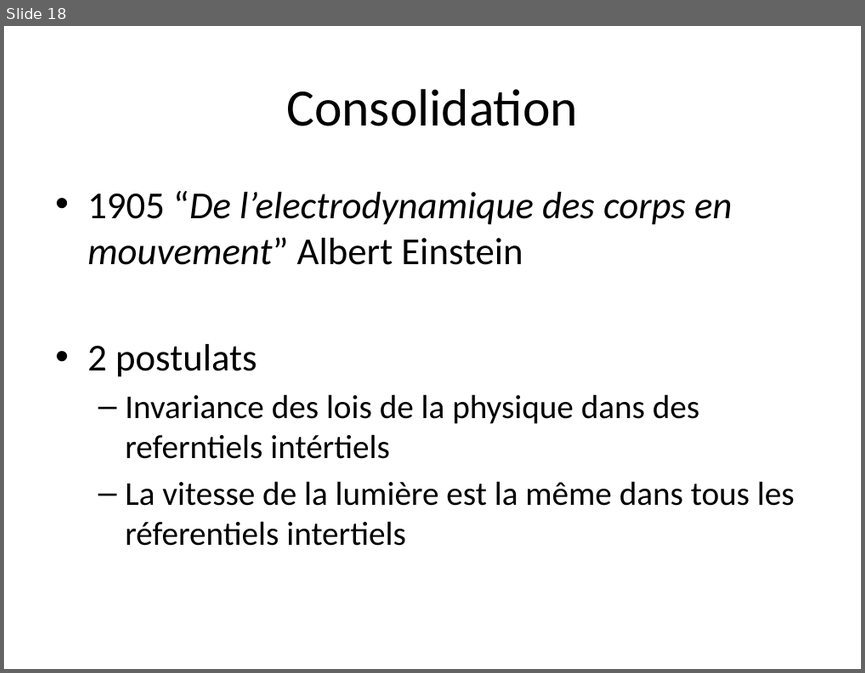
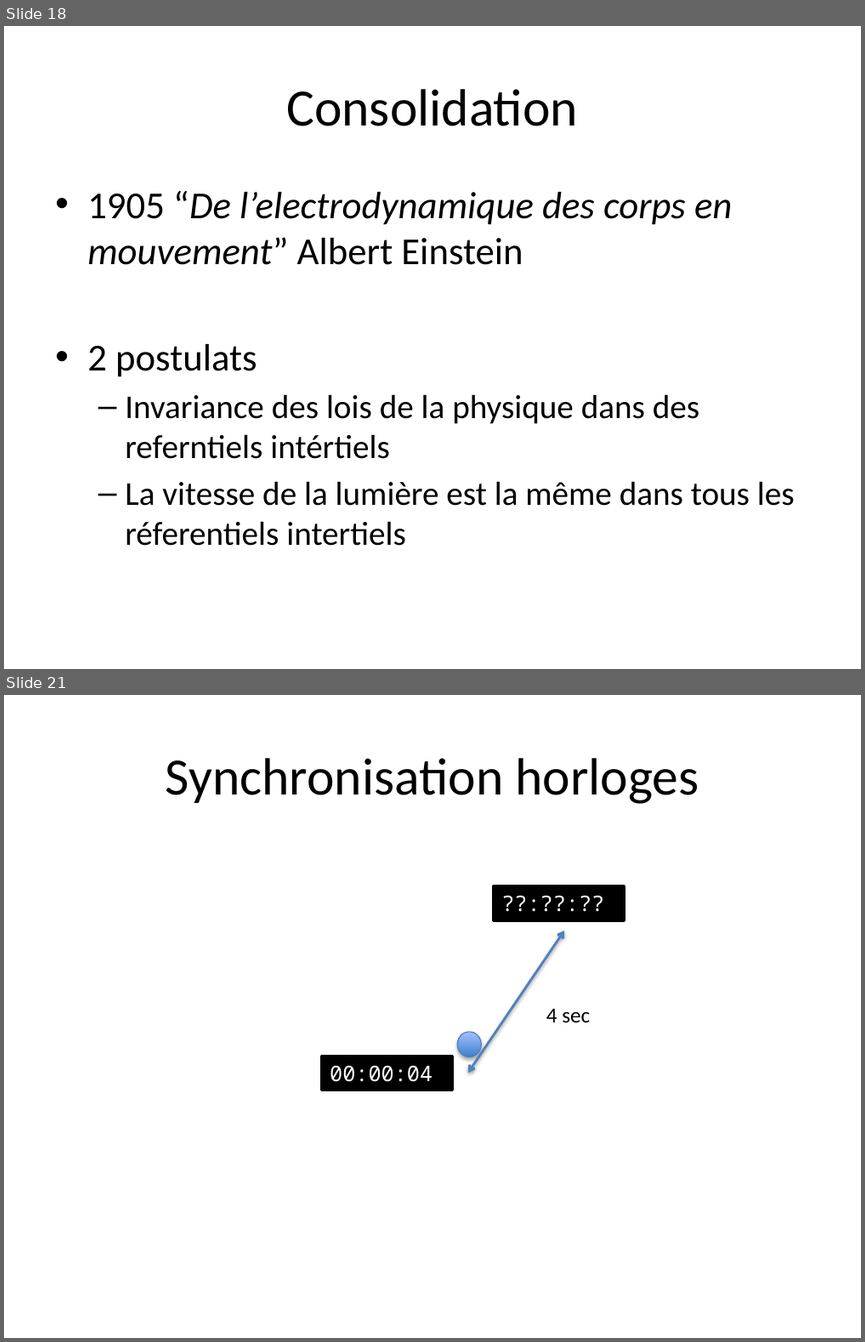
Before and after one commit to jraniero/relativity, a slide deck: Presentation1.pptx. Shown one above the other, each under a label of ours: slide 18 before the commit, slides 18 and 21 after it; the slides between them are not shown. The pictures are 865x673 and 865x1342 pixels, drawn with LibreOffice and Linux fonts; fonts in the diff are those of the drawing. Boxes give left, top, right and bottom in pixels: in the first picture for what was removed or moved away, otherwise in the second. Text is boxed around its words. In the diff, an @@ line names an element or a change of style, - is before the commit and + after.

```diff
--- a/Presentation1.pptx
+++ b/Presentation1.pptx
@@ slide 21 added at box(4, 695, 861, 1338), background #FFFFFF @@
@@ title added at box(166, 758, 698, 804), 44 pt, text #000000 @@
+Synchronisation horloges
@@ rectangle added at box(494, 886, 624, 920), fill #000000, outline #000000 2 pt, 18 pt, text #FFFFFF @@
+??:??:??
@@ double arrow added from (468, 1072) to (564, 930), #4F81BD 2 pt @@
@@ text added at box(546, 1008, 590, 1022), 18 pt, text #000000 @@
+4 sec
@@ ellipse added at box(457, 1032, 481, 1056), fill gradient #3F80CE to #A4C4FF, outline #4B7EBC 0.75 pt @@
@@ rectangle added at box(321, 1055, 452, 1090), fill #000000, outline #000000 2 pt, 18 pt, text #FFFFFF @@
+00:00:04
```
Also in this commit, not shown: 7 other slides added.
